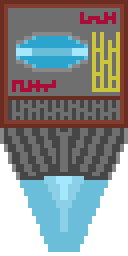
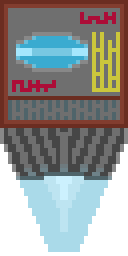
Comparing the layer stacks of the two (128, 256) images. Changes:
"thrust": opacity 100% → 57%, moved it above "Background", painted on it over [8,36,116,252]
